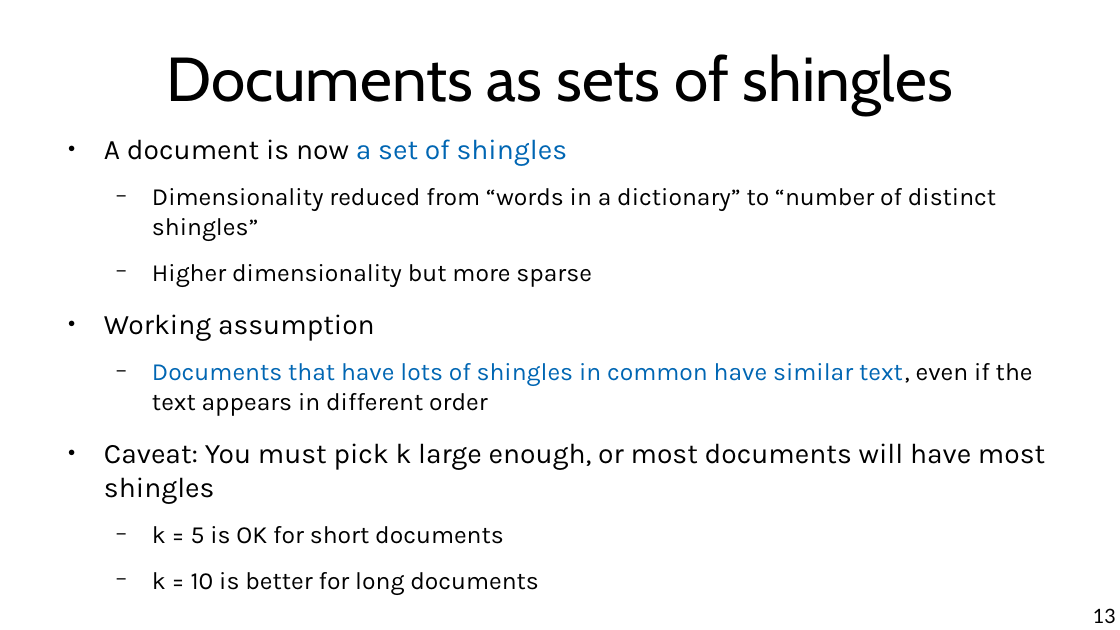
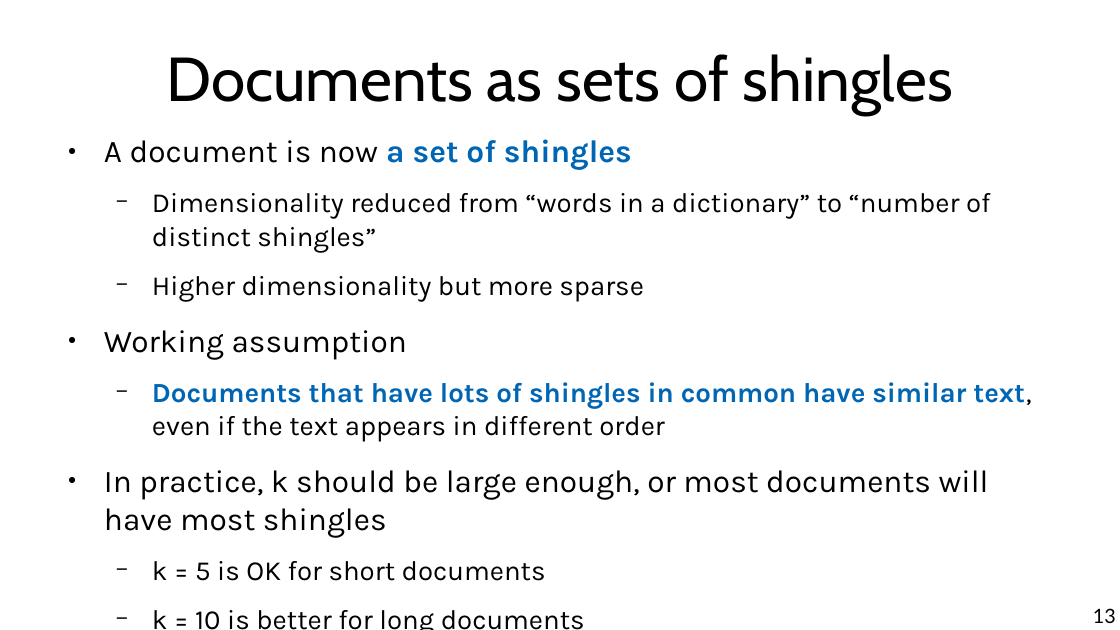
Before and after one commit to chatox/data-mining-course, a slide deck: slide 13 of theory/odp/tt08_near_duplicates.odp. Drawn at 1120x630 pixels with LibreOffice and Linux fonts; fonts in the diff are those of the drawing. Boxes give left, top, right and bottom in pixels: in the first picture for what was removed or moved away, otherwise in the second. Text is boxed around its words. In the diff, an @@ line names an element or a change of style, - is before the commit and + after.

```diff
--- a/theory/odp/tt08_near_duplicates.odp
+++ b/theory/odp/tt08_near_duplicates.odp
@@ text at <box>104,139,1031,581</box>: size 20 to 22.4 pt in "A document is now a set of ...", "Working assumption"; bold on in "a set of shingles", "Documents that have lots of shingles in ..."; size 17.5 to 19.6 pt in "Dimensionality reduced from “words in a dictionary” ...", "Higher dimensionality but more sparse", "Documents that have lots of shingles in ...", "k = 5 is OK for short ..." and 1 more places @@
@@ text at <box>104,470,989,538</box>: text changed; size 20 to 22.4 pt @@
-● Caveat: You must pick k large enough, or most documents will have most shingles
+● In practice, k should be large enough, or most documents will have most shingles
```
Also in this commit, not shown: 8 other slides changed, 3 other files.
